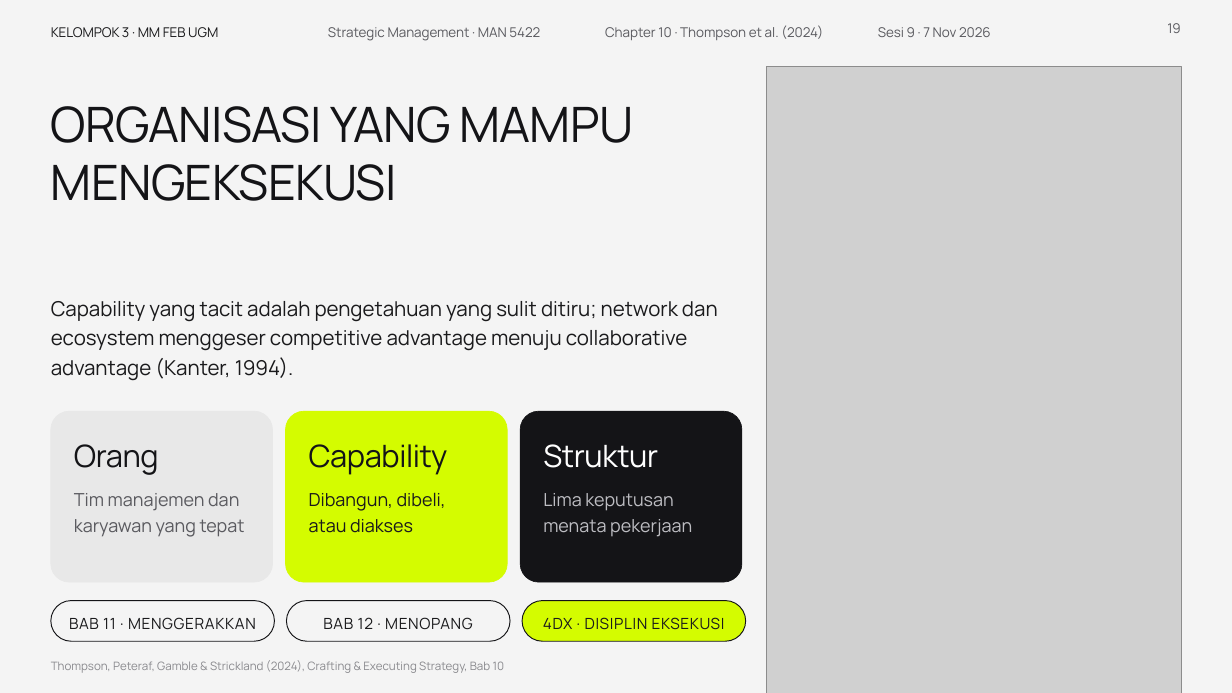
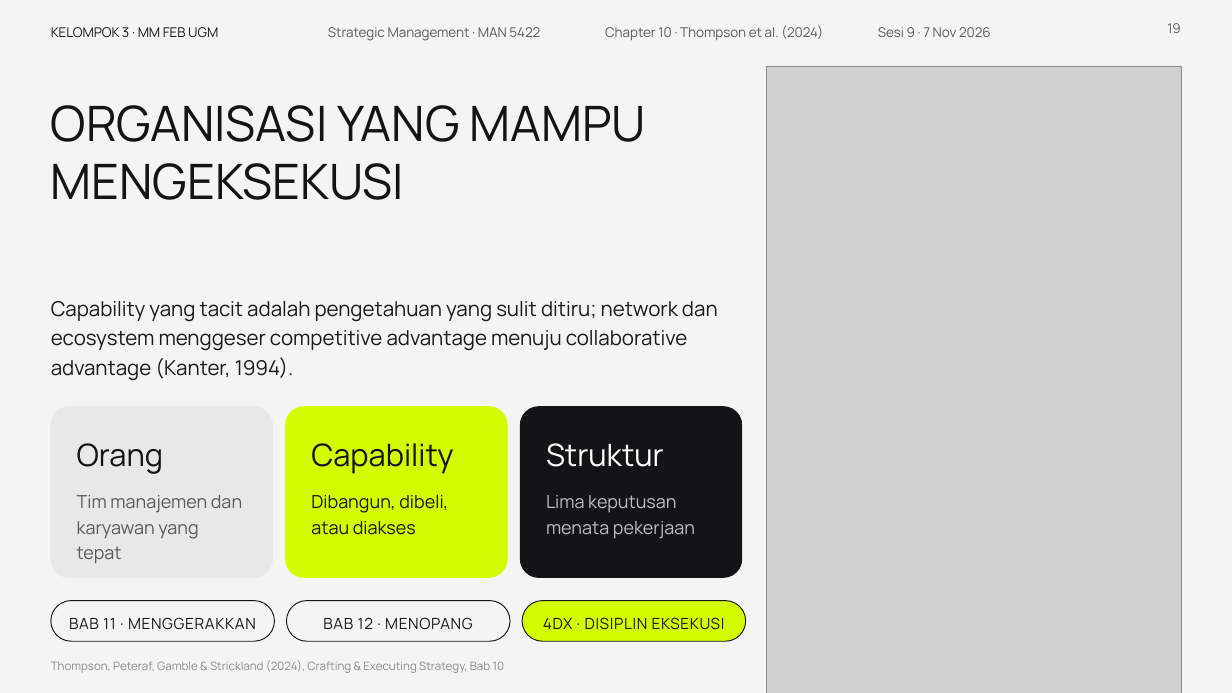
Before and after one commit to aslihabnuri/Dom-Manipulation, a slide deck: slide 19 of presentasi_ch10_kelompok3/SMJKT_Group 3_Aslih_Chapter 10 Strategy Execution.pptx. Drawn at 1232x693 pixels with LibreOffice and Linux fonts; fonts in the diff are those of the drawing; grey boxes stand for pictures. Boxes give left, top, right and bottom in pixels: in the first picture for what was removed or moved away, otherwise in the second. Text is boxed around its words. In the diff, an @@ line names an element or a change of style, - is before the commit and + after.

```diff
--- a/presentasi_ch10_kelompok3/SMJKT_Group 3_Aslih_Chapter 10 Strategy Execution.pptx
+++ b/presentasi_ch10_kelompok3/SMJKT_Group 3_Aslih_Chapter 10 Strategy Execution.pptx
@@ text "ORGANISASI YANG MAMPU MENGEKSEKUSI" at (51, 105, 646, 200): letter spacing -0.5 to 0 pt; line spacing 0.98 to 1 @@
@@ 3 rounded rectangles: place and size @@
-3 rounded rectangles at (51, 411, 742, 582)
+3 rounded rectangles at (51, 407, 742, 578)
@@ letter spacing -0.3 to 0 pt in 3 elements at (546, 443, 664, 467), (77, 443, 163, 474), (311, 443, 453, 474) @@
@@ line spacing 1.18 to 1.2 in 3 elements at (77, 495, 242, 564), (311, 494, 448, 535), (546, 495, 695, 539) @@
```
Also in this commit, not shown: 19 other slides changed, 3 other files.
